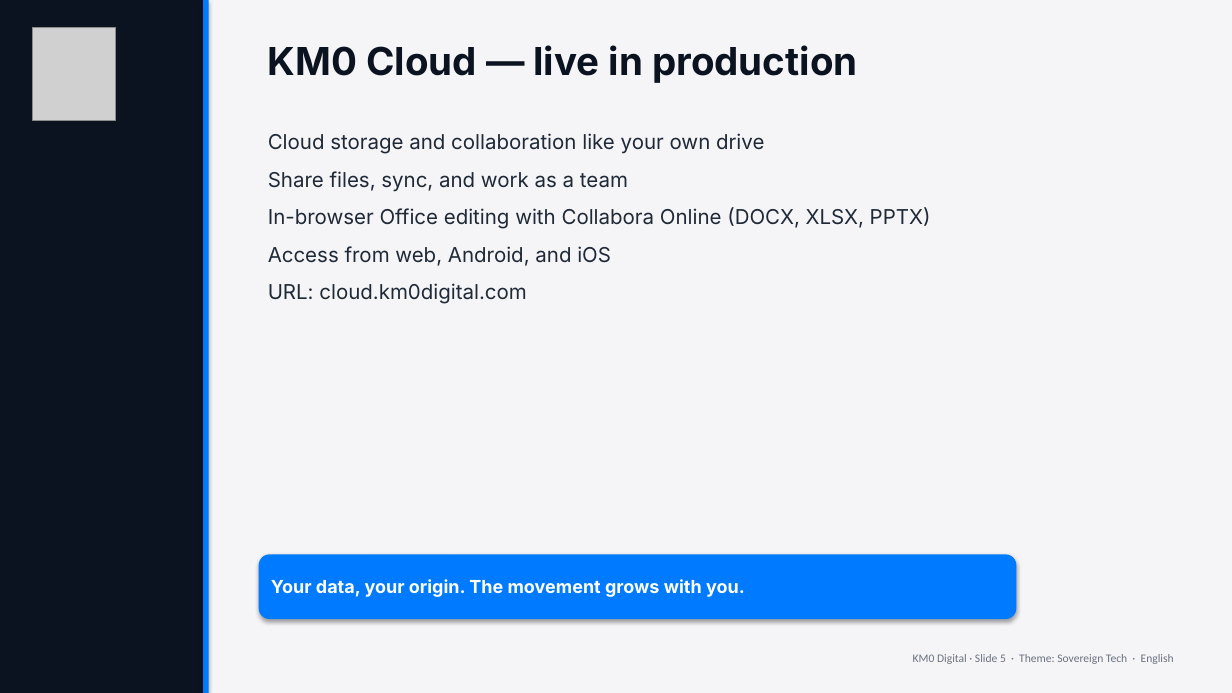
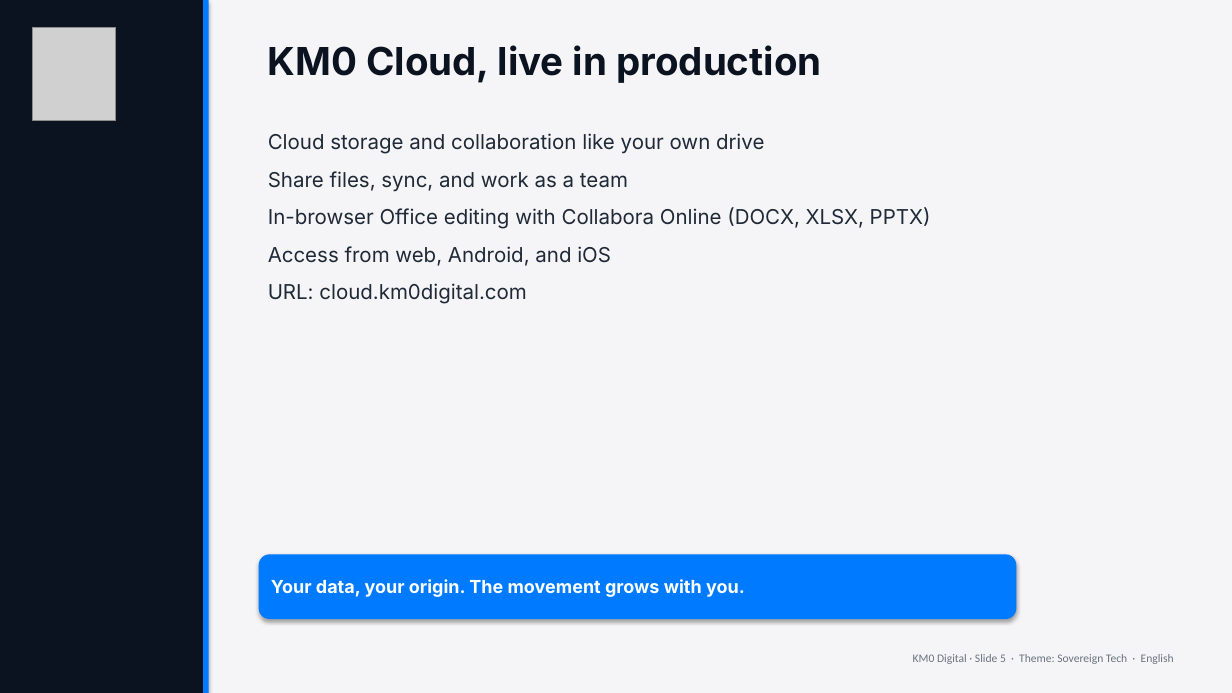
Before and after one commit to AMVARA-CONSULTING/km0-web, a slide deck: slide 5 of presentations/KM0-Sovereign-Tech-EN.pptx. Drawn at 1232x693 pixels with LibreOffice and Linux fonts; fonts in the diff are those of the drawing; grey boxes stand for pictures. Boxes give left, top, right and bottom in pixels: in the first picture for what was removed or moved away, otherwise in the second. Text is boxed around its words. In the diff, an @@ line names an element or a change of style, - is before the commit and + after.

```diff
--- a/presentations/KM0-Sovereign-Tech-EN.pptx
+++ b/presentations/KM0-Sovereign-Tech-EN.pptx
@@ text at [268, 45, 821, 83]: text changed @@
-KM0 Cloud — live in production
+KM0 Cloud, live in production
```
Also in this commit, not shown: 5 other slides changed, 41 other files.
